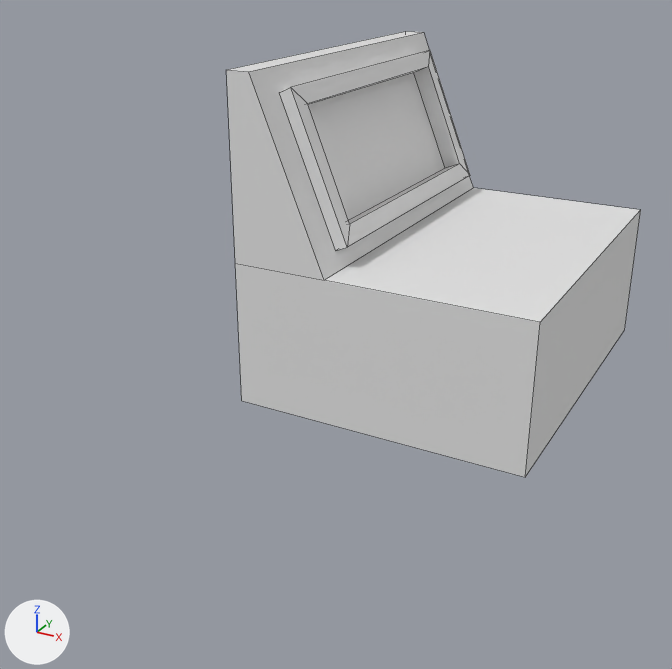
The FBX model Assets/Models/Panel_de_Control.fbx as it was, and as the next commit left it.
One viewpoint serves both versions: a 50 mm camera at (7.72, -19.88, 8.35) aimed at (-1.02, -4.0, 0.41). The axes (+X, +Y, +Z) are drawn at lower left. The lights are the same throughout. Mesh edges are drawn as thin lines. Where no turn or scale is listed for an object, it has been applied to the vertices.
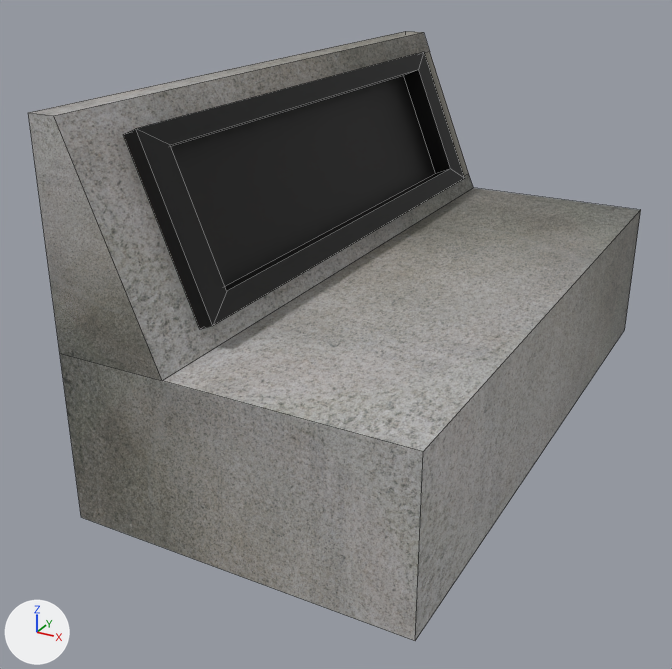
The newer file is also turned or shifted as a whole; pictures and numbers use the older file's frame.

Pixel boxes [x1, y1, x2, y2] of what changed, in the pictures (672 x 669 px):
'Cube', reshaped (48% wider, 37% taller)
    before: [227, 31, 641, 477]
    after: [28, 31, 641, 641]
'Cube.001', added (black)
    after: [124, 52, 465, 329]
part 1 of me_cube_001, cut back
    before: [227, 31, 641, 477]
    after: [28, 31, 641, 641]
part 2 of me_cube_001, recoloured
    after: [425, 52, 469, 176]

Edits to the bpy script that builds the scene:
```text
Add img_metal_control_png:
    img_metal_control_png = load_image('Metal_Control.png', '../Textures/Metal_Control.png', 1080, 1080, 'sRGB')
Add mat_material_001:
    mat_material_001 = principled_material('Material.001')
    mat_material_001.texture = img_metal_control_png
Add mat_material_002:
    mat_material_002 = principled_material('Material.002')
    mat_material_002.base_color = (0.0, 0.0, 0.0)  # black #000000
Change me_cube_001:
    used by ob_cube; location = (0.0, 0.0, 0.0)
    remove me_cube_001.from_pydata(...)  # 32 vertices, 25 faces; spans x -3.38..3.38, y -4.22..4.22, z -1.67..5.73
    add me_cube_001.from_pydata(...)  # 20 vertices, 12 faces; spans x -3.38..3.38, y -9.49..4.22, z -1.67..5.73
    me_cube_001 part 1
    21 vertices are removed from x -3.38..3.38, y -4.22..3.6, z -1.67..5.73
    22 faces are deleted
    2 vertices move from x -2.65..-1.34, y 3.6, z 2.06..5.23 to x -2.65..-1.34, y 3.22, z 2.06..5.23
    2 vertices are added at (-1.34, -8.22, 2.06), (-2.65, -8.22, 5.23)
    7 new vertices lie (0.0, -13.71, 0.0) away from vertices in x -3.38..3.38, y 4.22, z -1.67..5.73
    9 new faces join them
    me_cube_001 part 2: 3 faces spanning x -3.38..3.38, y 3.22..4.22, z -1.67..5.73 switch from no material to mat_material_001 (picture img_metal_control_png)
Add me_cube_002:
    me_cube_002.from_pydata([(-1.34, 5.86, 2.06), (-2.65, 5.86, 5.23), (-1.34, -5.58, 2.06), (-2.65, -5.58, 5.23), (-1.22, 5.2, 2.55), (-2.22, 5.2, 4.99), (-1.22, -4.93, 2.55), (-2.22, -4.93, 4.99), (-1.07, 5.86, 2.18), (-2.38, 5.86, 5.36), (-1.07, -5.58, 2.18), (-2.38, -5.58, 5.36), (-1.64, 5.2, 2.38), (-2.64, 5.2, 4.81), (-1.64, -4.93, 2.38), (-2.64, -4.93, 4.81)], [], [(3, 2, 10, 11), (7, 6, 14, 15), (1, 3, 11, 9), (0, 1, 9, 8), (2, 0, 8, 10), (5, 4, 8, 9), (4, 6, 10, 8), (7, 5, 9, 11), (6, 7, 11, 10), (14, 12, 13, 15), (6, 4, 12, 14), (5, 7, 15, 13), (4, 5, 13, 12)])
    me_cube_002.materials.append(mat_material_002)  # black #000000
Add ob_cube_001:
    ob_cube_001 = bpy.data.objects.new('Cube.001', me_cube_002)
    ob_cube_001.location = (0.0, -2.64, 0.0)
```
